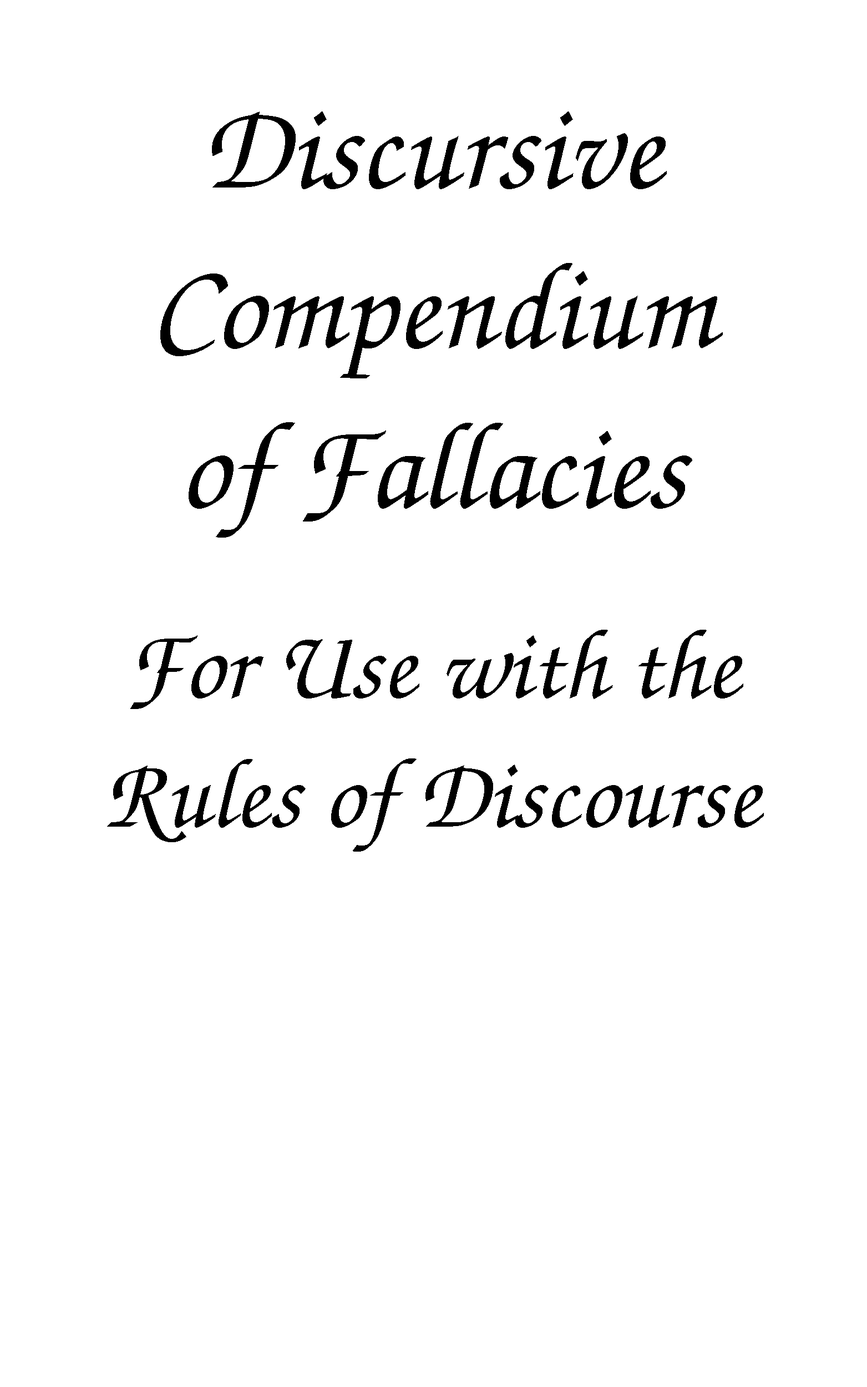
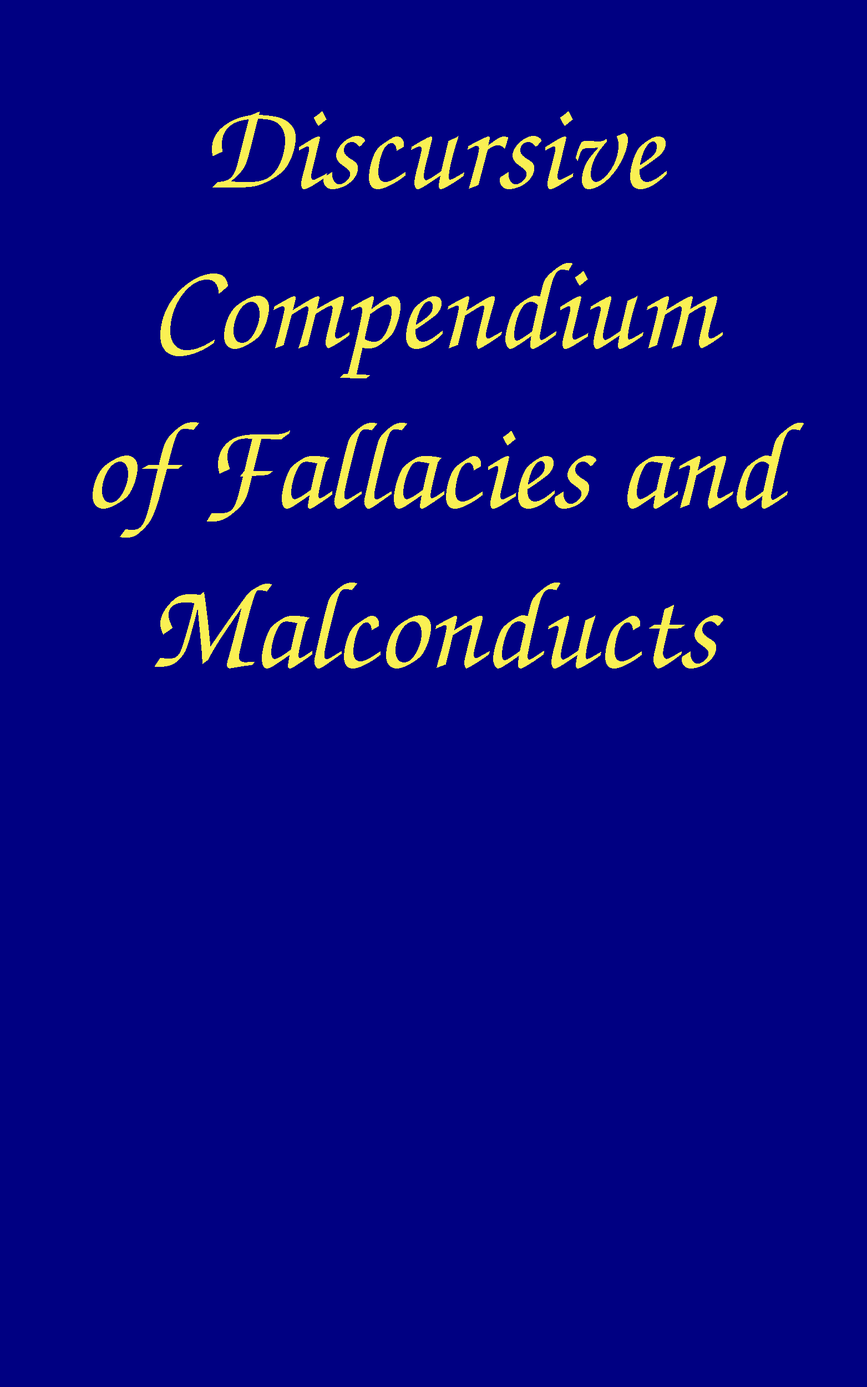
Before/after of a 867 × 1387 layered artwork. What changed in the layer stack:
moved "Discursive ..." above "Layer", painted on it over left=92, top=111, right=805, bottom=669
removed layer "Background" over left=0, top=0, right=867, bottom=1387
renamed "For Use with the ..." to "Layer", painted on it over left=0, top=0, right=867, bottom=1387
